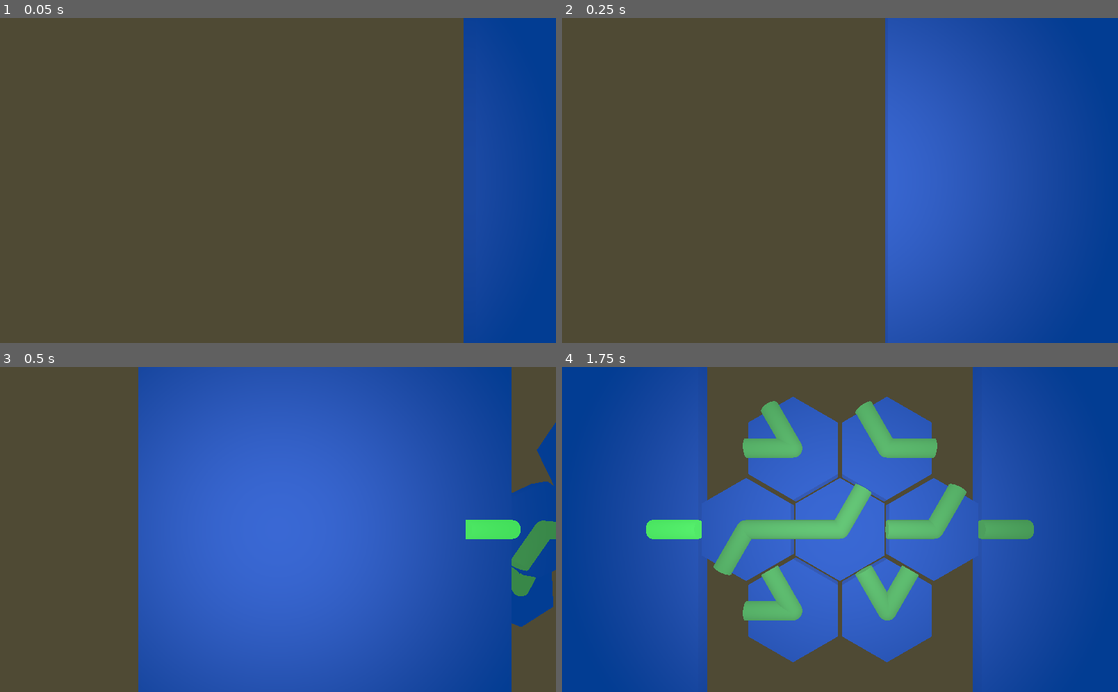
Above: before the commit, frames 1-4 (two rows, left to right).
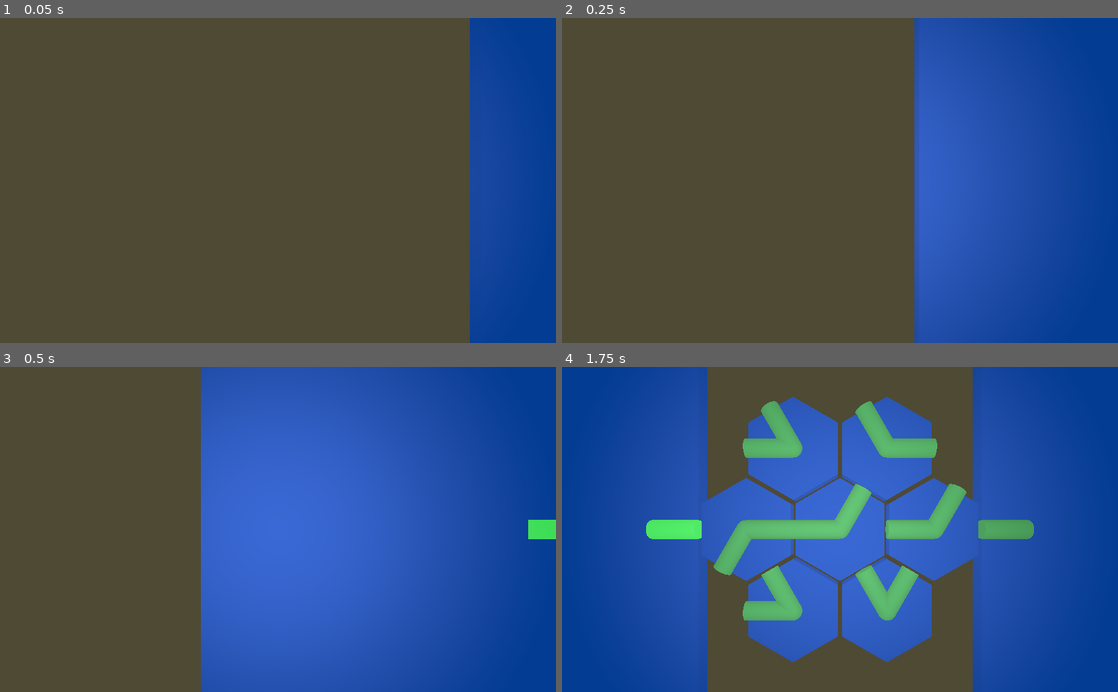
Above: after the commit, the same moments.

Repository: lunkkun/hexabeam
Game: Godot game, scene res://scenes/TestChamber.tscn
Same seed, same stepped clock (60 frames per second), same inputs: the game is played once before the commit and once after it.
Inputs (mouse positions are in pixels of both pictures, inside the frame that each line leads up to):
- Up to frame 1 (0.05 s): no input
- Up to frame 2 (0.25 s): no input
- Up to frame 3 (0.5 s): no input
- Up to frame 4 (1.75 s): move the mouse to (962, 513) at 0.52 s; hold D (rotate_right) 0.53-1.28 s; click (962, 513) at 0.67 s; move the mouse to (728, 545) at 1.27 s; hold A (rotate_left) from 1.28 s (still down)

The runs differ from the first frame. In frame 1, 1.1% of the frame differs, in the area x 83-85%, y 0-100%; in frame 2, 5.2%; in frame 3, 17%, in the area x 24-100%, y 0-100%; in frame 4, nothing differs.

Commit message:
removed bounce effect

Diff:
--- a/scenes/TestChamber.tscn
+++ b/scenes/TestChamber.tscn
@@ -7,11 +7,11 @@
 
 
 func _ready():
-	$Level.transition_in(1.0, -8)
+	$Level.transition_in(1.2, -8)
 
 
 func _on_Level_completed():
-	$Level.transition_out(1.0, -8)
+	$Level.transition_out(1.2, -8)
 "
 
 [node name="TestChamber" type="Spatial"]
--- a/scenes/Tile.gd
+++ b/scenes/Tile.gd
@@ -122,8 +122,8 @@
 	var deg_z_to = rotation_degrees.z + transition_deg_z
 
 	$Tween.interpolate_property(self, "translation:z", null, z_to, transition_time,
-		Tween.TRANS_BOUNCE, Tween.EASE_OUT)
-	$Tween.interpolate_property(self, "rotation_degrees:z", null, deg_z_to, transition_time * 0.9,
+		Tween.TRANS_LINEAR, Tween.EASE_OUT)
+	$Tween.interpolate_property(self, "rotation_degrees:z", null, deg_z_to, transition_time,
 		Tween.TRANS_LINEAR, Tween.EASE_OUT)
 	$Tween.start()
 
